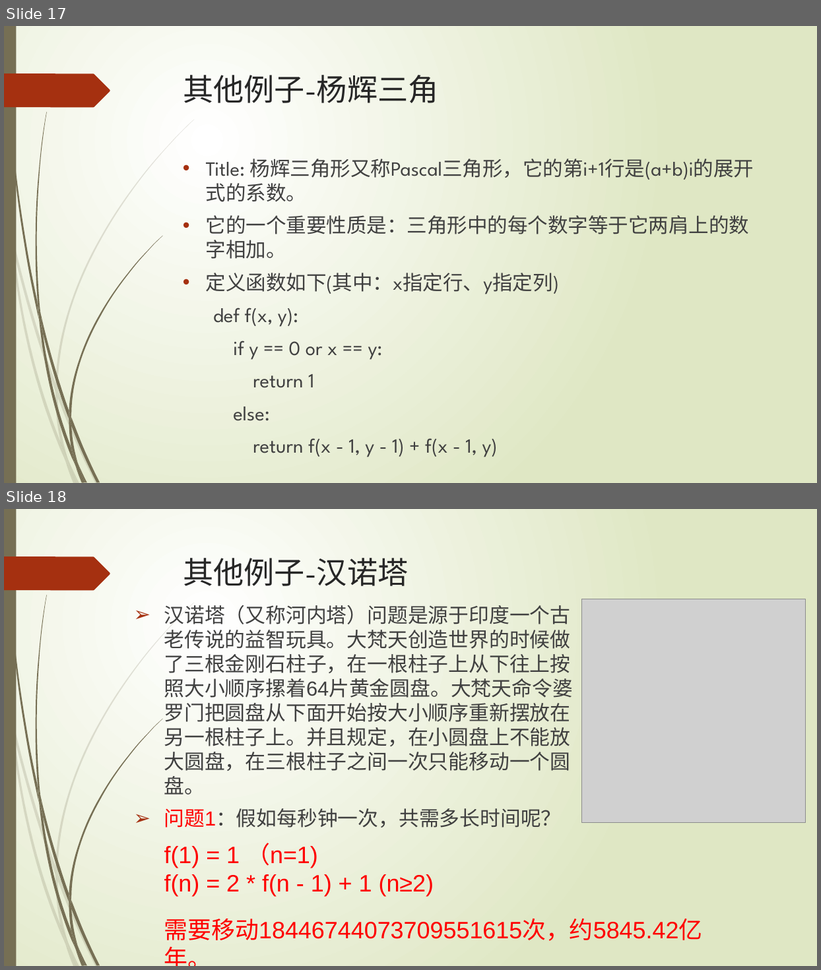
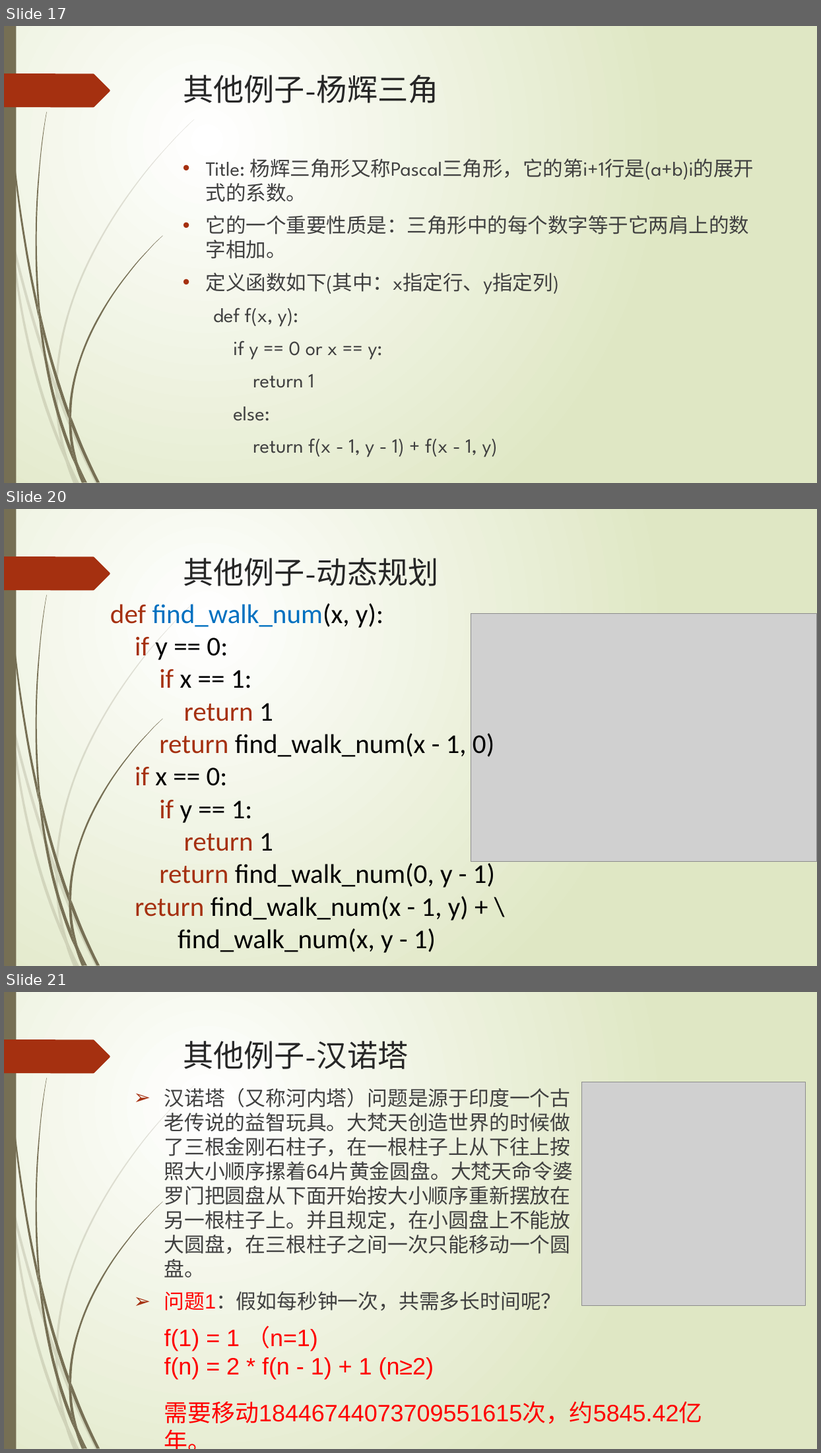
Before and after one commit to hongm32/2020design, a slide deck: 【第10课】递归算法/【第10课】递归算法.pptx. Shown one above the other, each under a label of ours: slides 17 and 18 before the commit, slides 17, 20 and 21 after it; the slides between them are not shown. The pictures are 821x970 and 821x1453 pixels, drawn with LibreOffice and Linux fonts; fonts in the diff are those of the drawing; grey boxes stand for pictures. Boxes give left, top, right and bottom in pixels: in the first picture for what was removed or moved away, otherwise in the second. Text is boxed around its words. In the diff, an @@ line names an element or a change of style, - is before the commit and + after.

```diff
--- a/【第10课】递归算法/【第10课】递归算法.pptx
+++ b/【第10课】递归算法/【第10课】递归算法.pptx
@@ slide 20 added at <box>4,509,817,966</box>, background gradient #FFFFFF to #DFE8C4; not listed: 24 template elements that a slide beside it also shows @@
@@ title added at <box>183,558,438,586</box>, 36 pt, text #262626 @@
+其他例子-动态规划
@@ text added at <box>110,603,495,953</box>, 32 pt, text #000000 @@
+def find_walk_num(x, y):
+if y == 0:
+if x == 1:
+return 1
+return find_walk_num(x - 1, 0)
+if x == 0:
+if y == 1:
+return 1
+return find_walk_num(0, y - 1)
+return find_walk_num(x - 1, y) + \
+find_walk_num(x, y - 1)
@@ picture added at <box>471,613,817,862</box> @@
@@ what was slide 18 is now slide 21 @@
```
Also in this commit, not shown: 1 slide changed, 2 other slides added, 1 other file.
